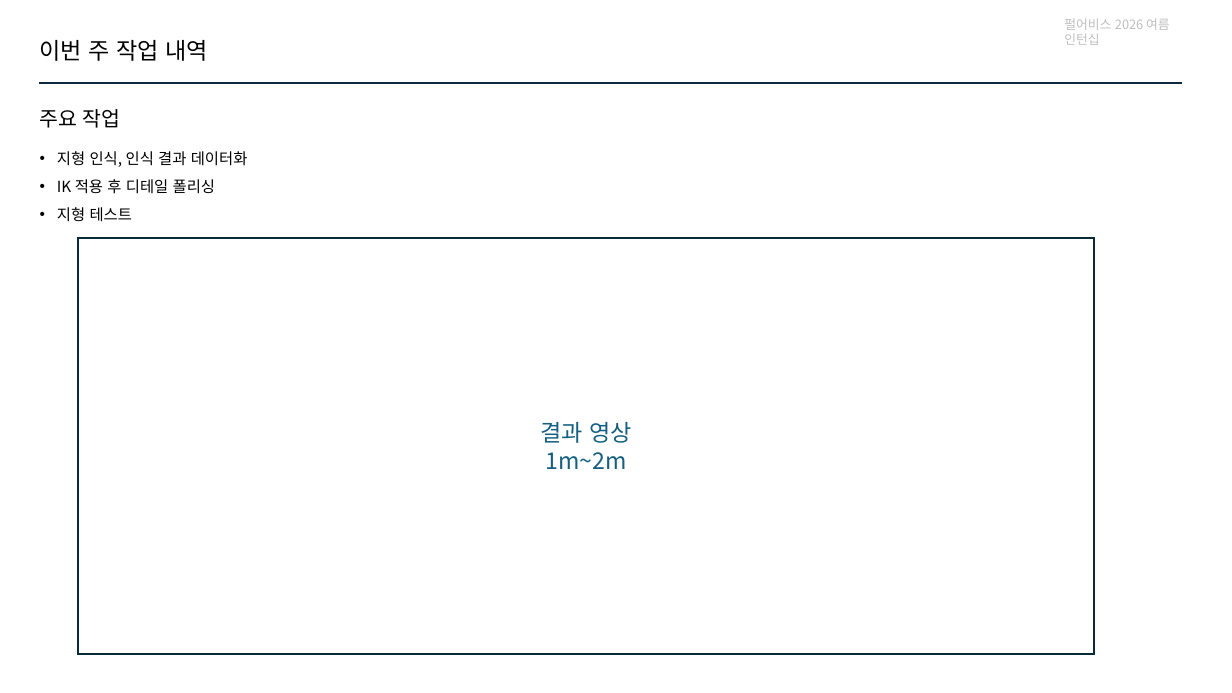
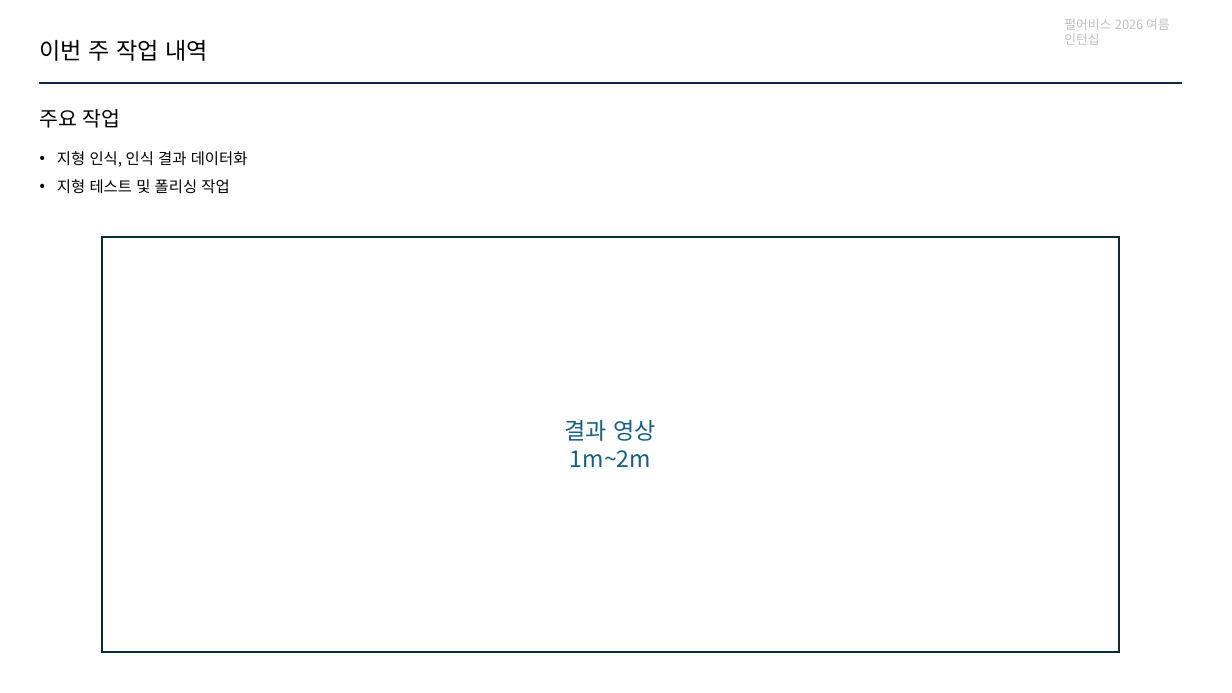
Before and after one commit to jhk0701/PA26-Character-Animation-Parkour, a slide deck: slide 2 of PPT/week6.pptx. Drawn at 1232x693 pixels with LibreOffice and Linux fonts; fonts in the diff are those of the drawing. Boxes give left, top, right and bottom in pixels: in the first picture for what was removed or moved away, otherwise in the second. Text is boxed around its words. In the diff, an @@ line names an element or a change of style, - is before the commit and + after.

```diff
--- a/PPT/week6.pptx
+++ b/PPT/week6.pptx
@@ text at [57, 179, 229, 194]: text changed @@
-• IK 적용 후 디테일 폴리싱
-• 지형 테스트
+• 지형 테스트 및 폴리싱 작업
@@ rectangle "결과 영상": place and size @@
-rectangle "결과 영상" at [78, 238, 1094, 654]
+rectangle "결과 영상" at [103, 237, 1119, 653]
```
Also in this commit, not shown: 11 other slides changed, 1 slide added, 1 slide removed, 11 other files.
